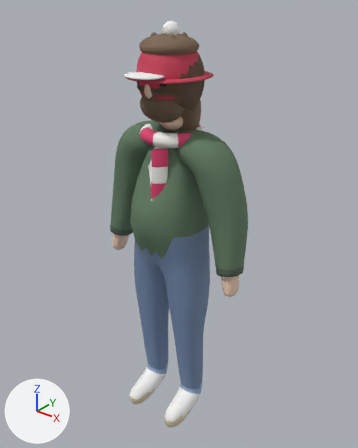
The glTF model assets/models/v2/h_hivis.glb, before and after one commit.
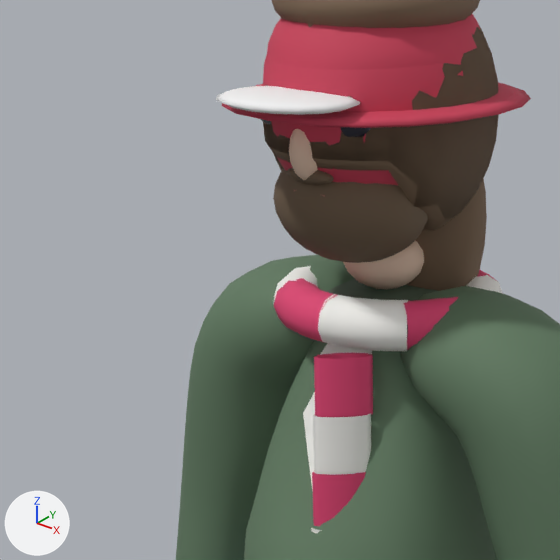
There are two pictures of each version: one whole from a camera (50 mm lens) standing at (1.302, -1.572, 2.008) and looking at (0.012, 0.04, 1.008), one close up on the part from 17% to 62% of the width and 10% to 46% of the height. Arrows for +X, +Y and +Z are at lower left; the lights stay in place. The older version's two pictures come first.

Script lines for the objects in view, before the commit:
```python
me_beard = bpy.data.meshes.new('beard')
me_beard.from_pydata(...)  # a UV sphere (20 segments, 14 rings, poles along z) spanning x -0.098..0.098, y -0.132..0.029, z 1.5..1.638
me_beard.materials.append(mat_id_18)  # brown #6c5945
me_body = bpy.data.meshes.new('body')
me_body.from_pydata(...)  # 2720 vertices, 5424 faces; spans x -0.38..0.38, y -0.2..0.15, z -0.03..1.52
# faces by material slot: [1858, 1644, 768, 34, 372, 468, 128, 152]
me_body.materials.append(mat_id_3)  # greyish green #617c61
me_body.materials.append(mat_id_7)  # blue #768bad
me_body.materials.append(mat_id_1)  # beige #edceb8
me_body.materials.append(mat_id_6)  # white #f3f3ef
me_body.materials.append(mat_id_10)  # beige #dacbad
me_body.materials.append(mat_id_9)  # white #f6f6f3
me_body.materials.append(mat_id_4)  # greyish green #506150
me_body.materials.append(mat_id_8)  # blue #95aacb
me_scarftail1 = bpy.data.meshes.new('scarfTail1')
me_scarftail1.from_pydata(...)  # 40 vertices, 60 faces; spans x 0.016..0.064, y -0.145..-0.097, z 1.2664..1.3384
me_scarftail1.materials.append(mat_id_12)  # white #f9f8f3
ob_beard = bpy.data.objects.new('beard', me_beard)
ob_beard.location = (0.0, 0.0, 0.0)
ob_body = bpy.data.objects.new('body', me_body)
ob_body.location = (0.0, 0.0, 0.0)
ob_scarftail1 = bpy.data.objects.new('scarfTail1', me_scarftail1)
ob_scarftail1.location = (0.0, 0.0, 0.0)
# also in view: 'scarfTail2' at (0.04, -0.125, 1.232); 'bucketBrim' at (0.0, -0.005, 1.679); 'collar' at (0.0, 0.02, 1.428); 'scarfWrap5' at (-0.045, -0.077, 1.438); 'scarfTail0' at (0.04, -0.117, 1.372)
```
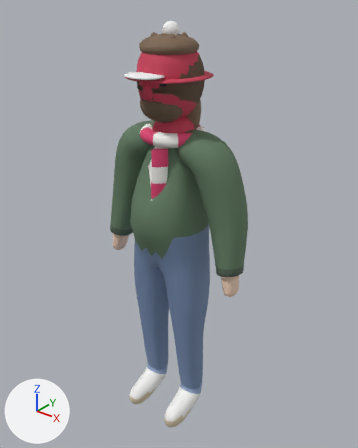
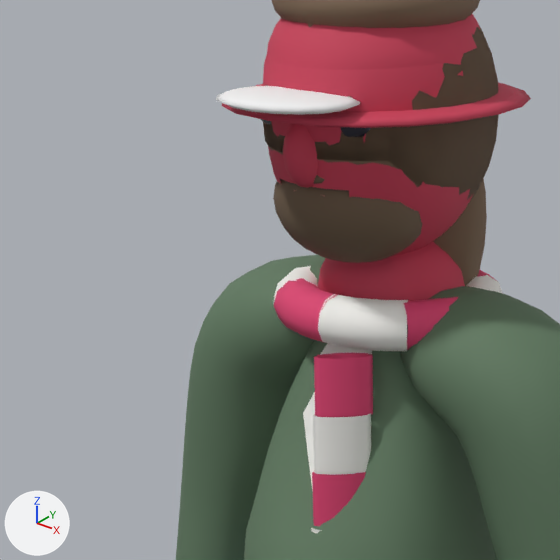
Location of each change, (x1, y1, x2, y2) in pixels of the close-ups (560 x 560 px):
'balaclava', added (red): after (268, 146, 473, 255)
'balaNeck', added (red): after (318, 241, 465, 301)
'balaNose', added (red): after (283, 124, 318, 188)
'bob', unchanged, covered by the edit: before (269, 147, 458, 231); after (269, 147, 418, 187)

Edits to the bpy script that builds the scene:
```text
Add me_balanose:
    me_balanose.from_pydata(...)  # a UV sphere (10 segments, 8 rings, poles along z) spanning x -0.0219..0.0219, y -0.1568..-0.097, z 1.5971..1.6753
    me_balanose.materials.append(mat_id_14)  # red #cb3f59
Add me_balaneck:
    me_balaneck.from_pydata(...)  # a UV sphere (16 segments, 10 rings, poles along z) spanning x -0.092..0.092, y -0.068..0.111, z 1.372..1.533
    me_balaneck.materials.append(mat_id_14)  # red #cb3f59
Add me_balaclava:
    me_balaclava.from_pydata(...)  # 526 vertices, 1024 faces; spans x -0.125..0.125, y -0.136..0.135, z 1.496..1.795
    me_balaclava.materials.append(mat_id_14)  # red #cb3f59
Add ob_balanose:
    ob_balanose = bpy.data.objects.new('balaNose', me_balanose)
    ob_balanose.location = (0.0, 0.0, 0.0)
Add ob_balaneck:
    ob_balaneck = bpy.data.objects.new('balaNeck', me_balaneck)
    ob_balaneck.location = (0.0, 0.0, 0.0)
Add ob_balaclava:
    ob_balaclava = bpy.data.objects.new('balaclava', me_balaclava)
    ob_balaclava.location = (0.0, 0.0, 0.0)
```
